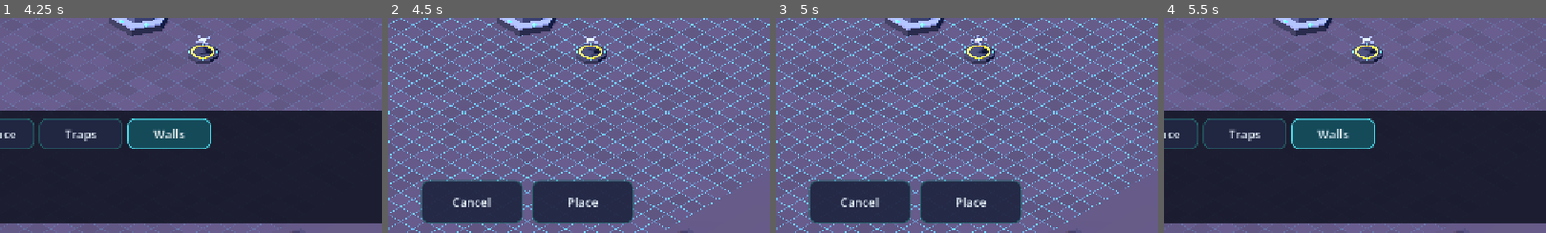
Above: before the commit, frames 1-4 (left to right).
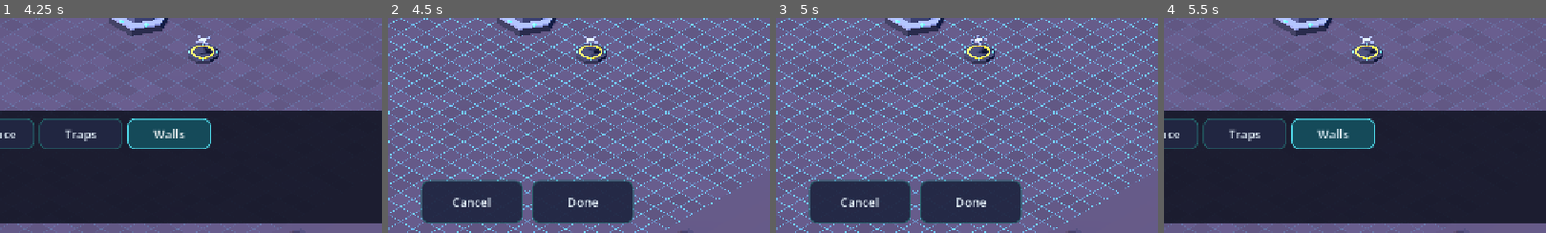
Above: after the commit, the same moments.

Repository: tarnan3751/space-game
Game: Godot game, scene res://scenes/main.tscn
The game is run twice, just before and just after one commit, with the same random seed, the same clock (stepped at 60 frames per second) and the same inputs.
Inputs (mouse positions are % of the whole screen's width and height, from its top left):
- Up to frame 1 (4.25 s): click "Resources" at 0.5 s; click "Army" at 1.25 s; click "Defence" at 2 s; click "Traps" at 2.75 s; click "Walls" at 3.5 s
- Up to frame 2 (4.5 s): click (11, 88) at 4.27 s
- Up to frame 3 (5 s): no input
- Up to frame 4 (5.5 s): click (57, 93) at 5 s, where only the run before the commit has a clickable "Place"
The pictures show only the part of the screen within x 32-82%, y 50-100%; the shares and areas given below are measured in that part.

Frame 1 is identical in both runs. In frame 2, 0.2% of the frame differs, in the area x 47-54%, y 83-88%; in frame 3, 0.2%; in frame 4, nothing differs.

Commit message:
Show Done on the place bar while painting walls
Painting has nothing to confirm: each wall is placed as the brush reaches it. Hud.refresh and Hud.refresh_placing take a painting argument, which main.gd reads from PlacementController.is_painting(); while it is set the place bar's button reads Done and stays enabled wherever the brush is, since the brush usually sits on the wall it just placed. Done still emits confirm_pressed, which ends the mode, so the HUD's signals are unchanged.

Diff:
--- a/src/game/hud.gd
+++ b/src/game/hud.gd
@@ -86,7 +86,9 @@
 	_fit_safe_area()
 
 
-func refresh(state: BaseState, selected_id: int, placing: bool, ghost_ok: bool) -> void:
+## `painting`: walls are being painted, so Place reads Done and is always enabled; there is
+## nothing to confirm, and Done ends the mode.
+func refresh(state: BaseState, selected_id: int, placing: bool, ghost_ok: bool, painting: bool) -> void:
 	_state = state
 	# The safe area can move without a resize: turning a phone over moves the notch to the
 	# other side. Every refresh, the 1 s tick's included, checks it.
@@ -109,7 +111,8 @@
 	var has_selection := selected_id != 0 and state.buildings.has(selected_id)
 	_build_bar.visible = not placing and not has_selection
 	_place_bar.visible = placing
-	_place_button.disabled = not ghost_ok
+	_place_button.text = "Done" if painting else "Place"
+	_place_button.disabled = not ghost_ok and not painting
 	_info_panel.visible = not placing and has_selection
 	if _build_bar.visible:
 		_refresh_entries(state)
@@ -120,11 +123,11 @@
 ## Placement began, ended or its ghost moved. A move changes only the Place button, so
 ## the top bar and the entries wait for the next state change or tick; a start or an end
 ## swaps the bottom bar, which takes the full refresh.
-func refresh_placing(state: BaseState, selected_id: int, placing: bool, ghost_ok: bool) -> void:
+func refresh_placing(state: BaseState, selected_id: int, placing: bool, ghost_ok: bool, painting: bool) -> void:
 	if placing and _place_bar.visible:
-		_place_button.disabled = not ghost_ok
+		_place_button.disabled = not ghost_ok and not painting
 		return
-	refresh(state, selected_id, placing, ghost_ok)
+	refresh(state, selected_id, placing, ghost_ok, painting)
 
 
 ## Lays every part out inside `inset`, a rect in the HUD's own coordinates (the
--- a/src/game/main.gd
+++ b/src/game/main.gd
@@ -105,12 +105,14 @@
 func _refresh_hud() -> void:
 	if state == null:
 		return
-	hud.refresh(state, placement.selected_id, placement.is_placing(), placement.ghost_is_valid())
+	hud.refresh(state, placement.selected_id, placement.is_placing(), placement.ghost_is_valid(),
+		placement.is_painting())
 
 
 ## Fires on every move of the placement ghost, so the HUD updates only what a move changes.
 func _on_placing_changed() -> void:
-	hud.refresh_placing(state, placement.selected_id, placement.is_placing(), placement.ghost_is_valid())
+	hud.refresh_placing(state, placement.selected_id, placement.is_placing(), placement.ghost_is_valid(),
+		placement.is_painting())
 
 
 func _set_state(new_state: BaseState) -> void:
